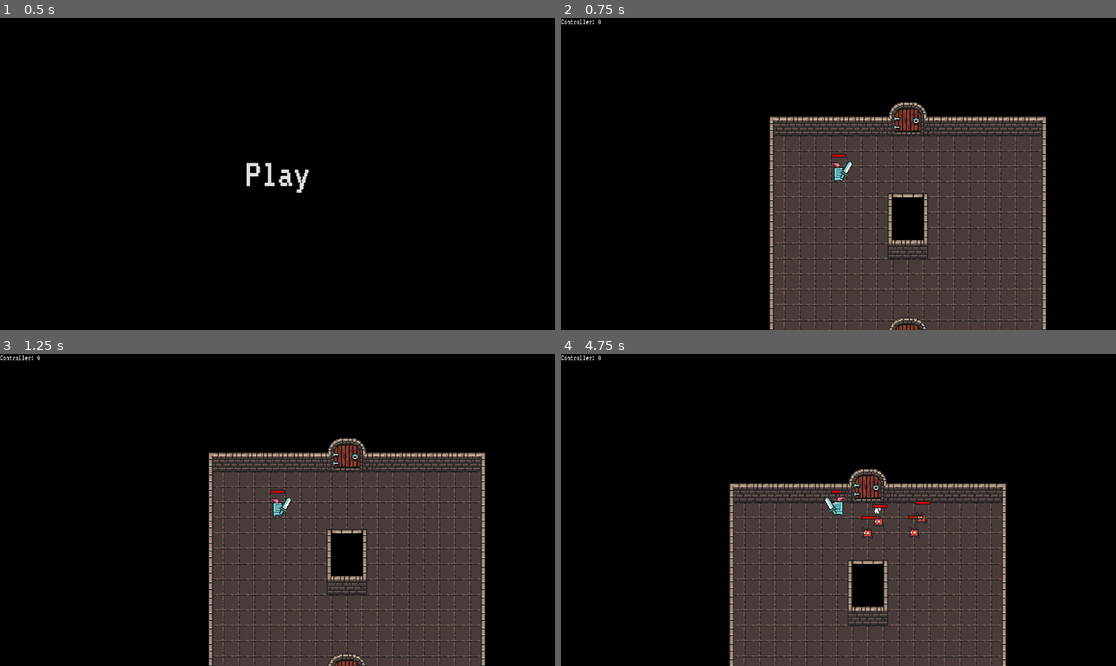
Above: before the commit, frames 1-4 (two rows, left to right).
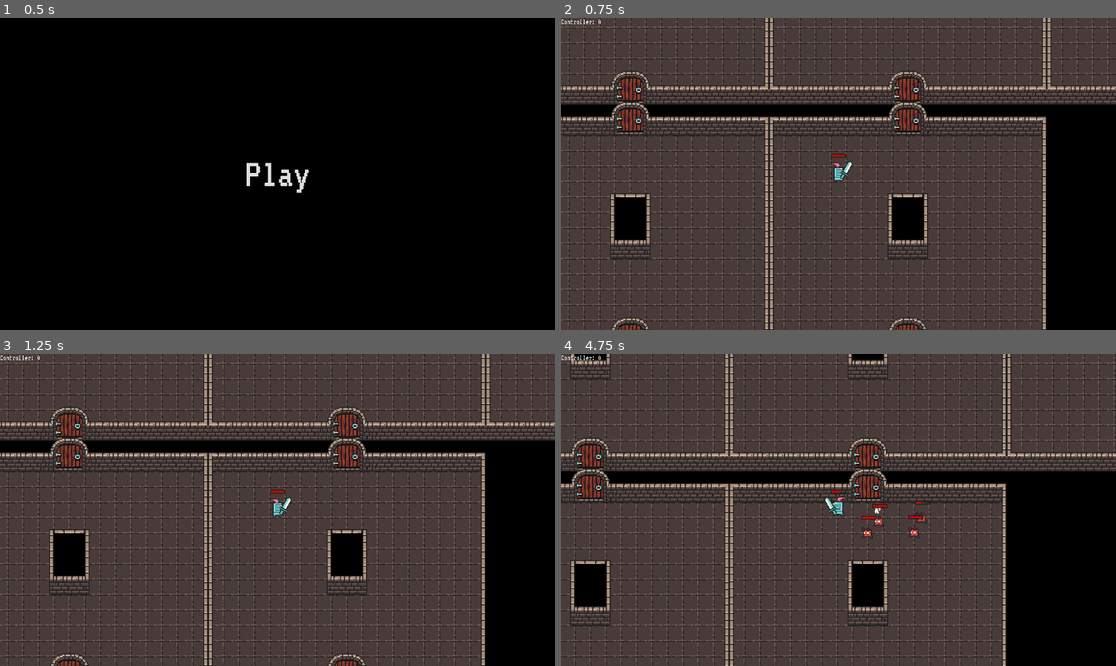
Above: after the commit, the same moments.

Repository: InjustFr/CallOfTheMask
Game: Godot game, scene res://MainMenu.tscn
Two runs of this game, one before a commit and one after it. Both use one fixed random seed, a clock stepped at 60 frames per second and the inputs below.
Inputs (mouse positions are in pixels of both pictures, inside the frame that each line leads up to):
- Up to frame 1 (0.5 s): no input
- Up to frame 2 (0.75 s): click "Play" at 0.5 s
- Up to frame 3 (1.25 s): no input
- Up to frame 4 (4.75 s): tap Enter at 1.25 s; move the mouse to (960, 494) at 1.27 s; hold D (right) 1.28-2.03 s; click (960, 494) at 1.35 s; move the mouse to (727, 525) at 2.02 s; hold S (down) 2.03-2.78 s; tap Space (dash) at 2.1, 4.35 s; move the mouse to (894, 441) at 2.77 s; hold D (right) 2.78-3.53 s; tap E (use) at 2.85 s; move the mouse to (810, 572) at 3.52 s; hold W (up) 3.53-4.28 s; click (810, 572) at 3.6 s; move the mouse to (1005, 556) at 4.27 s; hold A (left) from 4.28 s (still down)

Frame 1 is identical in both runs. In frame 2, 53% of the frame differs, in the area x 0-100%, y 0-100%; in frame 3, 53%; in frame 4, 54%.

Commit message:
CamelCase to snake_case to fit godot style

Diff:
--- a/Boon/Boon.gd
+++ b/Boon/Boon.gd
@@ -2,7 +2,7 @@
 
 class_name Boon
 
-var iconPath := "icon.svg"
+var icon_path := "icon.svg"
 var label := ""
 
 func apply(_player: Player):
--- a/Boon/BoonSelector.gd
+++ b/Boon/BoonSelector.gd
@@ -2,69 +2,69 @@
 
 class_name BoonSelector
 
-@onready var iconPosition1 : Marker2D = $Pillar1/IconPosition
-@onready var iconPosition2 : Marker2D = $Pillar2/IconPosition
-@onready var iconPosition3 : Marker2D = $Pillar3/IconPosition
-@onready var label1 : Label = $Pillar1/Label
-@onready var label2 : Label = $Pillar2/Label
-@onready var label3 : Label = $Pillar3/Label
+@onready var icon_position_1 : Marker2D = $Pillar1/IconPosition
+@onready var icon_position_2 : Marker2D = $Pillar2/IconPosition
+@onready var icon_position_3 : Marker2D = $Pillar3/IconPosition
+@onready var label_1 : Label = $Pillar1/Label
+@onready var label_2 : Label = $Pillar2/Label
+@onready var label_3 : Label = $Pillar3/Label
 
 @onready var particles: GPUParticles2D = $SpawnParticles
-@onready var pillarParticles: GPUParticles2D = $PickParticles
+@onready var pillar_particles: GPUParticles2D = $PickParticles
 
 @export var boons : Array[String] = []
 
-var loadedBoons : Array[Boon] = []
-var selectedBoons : Array[Boon] = []
+var loaded_boons : Array[Boon] = []
+var selected_boons : Array[Boon] = []
 
 func _ready():
-	pillarParticles.finished.connect(_removeAfterParticles)
+	pillar_particles.finished.connect(_removeAfterParticles)
 
 	for n in boons:
-		loadedBoons.push_back(load("res://Boon/" + n + "Boon.gd").new())
+		loaded_boons.push_back(load("res://Boon/" + n + "Boon.gd").new())
 
 	for i in 3:
-		var randomBoon = loadedBoons[randi() % 3]
-		while selectedBoons.find(randomBoon) != -1:
-			randomBoon = loadedBoons[randi() % 3]
+		var randomBoon = loaded_boons[randi() % 3]
+		while selected_boons.find(randomBoon) != -1:
+			randomBoon = loaded_boons[randi() % 3]
 
-		selectedBoons.push_back(randomBoon)
+		selected_boons.push_back(randomBoon)
 
-	label1.text = selectedBoons[0].label
-	label2.text = selectedBoons[1].label
-	label3.text = selectedBoons[2].label
+	label_1.text = selected_boons[0].label
+	label_2.text = selected_boons[1].label
+	label_3.text = selected_boons[2].label
 
-	var sprite1 = Sprite2D.new()
-	sprite1.texture = load(selectedBoons[0].iconPath)
-	sprite1.scale = Vector2(0.1, 0.1)
-	iconPosition1.add_child(sprite1)
+	var sprite_1 = Sprite2D.new()
+	sprite_1.texture = load(selected_boons[0].icon_path)
+	sprite_1.scale = Vector2(0.1, 0.1)
+	icon_position_1.add_child(sprite_1)
 
-	var sprite2 = Sprite2D.new()
-	sprite2.texture = load(selectedBoons[1].iconPath)
-	sprite2.scale = Vector2(0.1, 0.1)
-	iconPosition2.add_child(sprite2)
+	var sprite_2 = Sprite2D.new()
+	sprite_2.texture = load(selected_boons[1].icon_path)
+	sprite_2.scale = Vector2(0.1, 0.1)
+	icon_position_2.add_child(sprite_2)
 
-	var sprite3 = Sprite2D.new()
-	sprite3.texture = load(selectedBoons[2].iconPath)
-	sprite3.scale = Vector2(0.1, 0.1)
-	iconPosition3.add_child(sprite3)
+	var sprite_3 = Sprite2D.new()
+	sprite_3.texture = load(selected_boons[2].icon_path)
+	sprite_3.scale = Vector2(0.1, 0.1)
+	icon_position_3.add_child(sprite_3)
 
 	particles.emitting = true
 
 func selectBoon(pillar: StaticBody2D):
 	var index = get_children().find(pillar);
 	if index != -1:
-		pillarParticles.global_position.x = pillar.global_position.x
-		pillarParticles.emitting = true
+		pillar_particles.global_position.x = pillar.global_position.x
+		pillar_particles.emitting = true
 
-		label1.get_parent().hide()
-		label2.get_parent().hide()
-		label3.get_parent().hide()
+		label_1.get_parent().hide()
+		label_2.get_parent().hide()
+		label_3.get_parent().hide()
 
-		return selectedBoons[index]
+		return selected_boons[index]
 
 	return null
 
 func _removeAfterParticles():
-	#queue_free()
+	queue_free()
 	pass
--- a/Boon/HealthBoon.gd
+++ b/Boon/HealthBoon.gd
@@ -8,7 +8,7 @@
 	label = "Health"
 
 func apply(player: Player):
-	player.healthBonus += bonus;
+	player.health_bonus += bonus;
 
 func reverse(player: Player):
-	player.healthBonus -= bonus;
+	player.health_bonus -= bonus;
--- a/Boon/SpeedBoon.gd
+++ b/Boon/SpeedBoon.gd
@@ -8,7 +8,7 @@
 	label = "Speed"
 
 func apply(player: Player):
-	player.speedBonus += bonus;
+	player.speed_bonus += bonus;
 
 func reverse(player: Player):
-	player.speedBonus -= bonus;
+	player.speed_bonus -= bonus;
--- a/Boon/WeaponDamageBoon.gd
+++ b/Boon/WeaponDamageBoon.gd
@@ -8,7 +8,7 @@
 	label = "Weapon Damage"
 
 func apply(player: Player):
-	player.weaponDmg += bonus;
+	player.weapon_dmg += bonus;
 
 func reverse(player: Player):
-	player.weaponDmg -= bonus;
+	player.weapon_dmg -= bonus;
--- a/Level.gd
+++ b/Level.gd
@@ -2,151 +2,151 @@
 
 class_name Level
 
-@onready var mapNode : Node2D = $Map
+@onready var map_node : Node2D = $Map
 @onready var player: Player = $Player
 
-@export var nbRooms = 10;
+@export var nb_rooms = 10;
 @export var rooms : Array[String] = []
-@export var mandatoryRooms : Array[String] = []
+@export var mandatory_rooms : Array[String] = []
 
-var loadedRooms : Array[PackedScene] = []
-var loadedMandatoryRooms : Array[PackedScene] = []
+var loaded_rooms : Array[PackedScene] = []
+var loaded_mandatory_rooms : Array[PackedScene] = []
 
-var roomMap : Dictionary = {}
+var room_map : Dictionary = {}
 
-var totalRooms := 0
-var roomsGenerated : Array[Vector2i] = []
+var total_rooms := 0
+var rooms_generated : Array[Vector2i] = []
 
 signal finished
 
 func _ready():
 	for n in rooms:
-		loadedRooms.push_back(load("res://Room/" + n + ".tscn"))
-	for n in mandatoryRooms:
-		loadedMandatoryRooms.push_back(load("res://Room/" + n + ".tscn"))
+		loaded_rooms.push_back(load("res://Room/" + n + ".tscn"))
+	for n in mandatory_rooms:
+		loaded_mandatory_rooms.push_back(load("res://Room/" + n + ".tscn"))
 
-	_generateRandomRooms()
-	_generateMandatoryRooms()
+	_generate_random_rooms()
+	_generate_mandatory_rooms()
 
 	player.died.connect(_on_player_death)
 
 
-func _generateRandomRooms() -> void:
-	var startingPos = Vector2i(0,0)
-	roomsGenerated.push_back(startingPos)
-	_generateRoom(startingPos)
+func _generate_random_rooms() -> void:
+	var starting_pos = Vector2i(0,0)
+	rooms_generated.push_back(starting_pos)
+	_generate_room(starting_pos)
 
 	var j = 0;
-	while roomsGenerated.size() < nbRooms:
-		var currentRoomPos = roomsGenerated[j];
-		var nbRoomsToGenerate = randi_range(1, _getNbOfAvailableNeighboorCells(currentRoomPos))
+	while rooms_generated.size() < nb_rooms:
+		var current_room_pos = rooms_generated[j];
+		var nb_rooms_to_generate = randi_range(1, _get_nb_of_available_neighboor_cells(current_room_pos))
 
 		## if no cells available around this one,
 		## either backtrack if it's the last, or skip it
-		if !_getNbOfAvailableNeighboorCells(currentRoomPos):
-			if j == roomsGenerated.size() - 1:
+		if !_get_nb_of_available_neighboor_cells(current_room_pos):
+			if j == rooms_generated.size() - 1:
 				j = 0
-				while !_getNbOfAvailableNeighboorCells(roomsGenerated[j]):
+				while !_get_nb_of_available_neighboor_cells(rooms_generated[j]):
 					j += 1
 				continue
 
-			roomsGenerated.remove_at(j)
+			rooms_generated.remove_at(j)
 			continue
 
 
-		for i in nbRoomsToGenerate:
-			if roomsGenerated.size() >= nbRooms:
+		for i in nb_rooms_to_generate:
+			if rooms_generated.size() >= nb_rooms:
 				break
 
-			var newRoomPos = _generateNeighboorRoom(currentRoomPos)
+			var new_room_pos = _generate_neighboor_room(current_room_pos)
 
-			roomsGenerated.push_back(newRoomPos)
+			rooms_generated.push_back(new_room_pos)
 		j += 1
 
-func _getOffsetVector() -> Vector2i:
-	var offsetX = randi_range(-1, 1)
-	var offsetY = randi_range(-1, 1)
+func _get_offset_vector() -> Vector2i:
+	var offset_x = randi_range(-1, 1)
+	var offset_y = randi_range(-1, 1)
 
-	while offsetX == 0 and offsetY == 0:
-		offsetX = randi_range(-1, 1)
-		offsetY = randi_range(-1, 1)
+	while offset_x == 0 and offset_y == 0:
+		offset_x = randi_range(-1, 1)
+		offset_y = randi_range(-1, 1)
 
-	if offsetX != 0 and offsetY != 0:
+	if offset_x != 0 and offset_y != 0:
 		var axis = randi_range(0, 1)
 		if axis:
-			offsetX = 0
+			offset_x = 0
 		else:
-			offsetY = 0
-	return Vector2i(offsetX, offsetY)
+			offset_y = 0
+	return Vector2i(offset_x, offset_y)
 
-func _getNextRoomPosition(currentRoom: Room, nextRoom: Room, offset: Vector2i) -> Vector2:
-	if !currentRoom:
+func _get_next_room_position(current_room: Room, next_room: Room, offset: Vector2i) -> Vector2:
+	if !current_room:
 		return Vector2(0,0)
 
-	var currentRoomPos = currentRoom.global_position
-	var nextRoomSize = nextRoom.getSize()
-	var currentRoomSize = currentRoom.getSize()
+	var current_room_pos = current_room.global_position
+	var next_roomSize = next_room.getSize()
+	var current_roomSize = current_room.getSize()
 
 	match offset:
 		Vector2i(-1, 0):
-			var x = currentRoom.global_position.x - nextRoomSize.x
-			return Vector2(currentRoomPos.x - nextRoomSize.x, currentRoomPos.y)
+			var x = current_room.global_position.x - next_roomSize.x
+			return Vector2(current_room_pos.x - next_roomSize.x, current_room_pos.y)
 		Vector2i(1, 0):
-			return Vector2(currentRoomPos.x + currentRoomSize.x, currentRoomPos.y)
+			return Vector2(current_room_pos.x + current_roomSize.x, current_room_pos.y)
 		Vector2i(0, -1):
-			return Vector2(currentRoomPos.x, currentRoomPos.y - nextRoomSize.y)
+			return Vector2(current_room_pos.x, current_room_pos.y - next_roomSize.y)
 		Vector2i(0, 1):
-			return Vector2(currentRoomPos.x, currentRoomPos.y + currentRoomSize.y)
+			return Vector2(current_room_pos.x, current_room_pos.y + current_roomSize.y)
 
 	return Vector2(0,0)
 
-func _getNbOfAvailableNeighboorCells(cell: Vector2i) -> int:
+func _get_nb_of_available_neighboor_cells(cell: Vector2i) -> int:
 	var nb := 0
 
-	if !_roomExists(cell + Vector2i(1, 0)):
+	if !_room_exists(cell + Vector2i(1, 0)):
 		nb += 1
-	if !_roomExists(cell + Vector2i(-1, 0)):
+	if !_room_exists(cell + Vector2i(-1, 0)):
 		nb += 1
-	if !_roomExists(cell + Vector2i(0, 1)):
+	if !_room_exists(cell + Vector2i(0, 1)):
 		nb += 1
-	if !_roomExists(cell + Vector2i(0, -1)):
+	if !_room_exists(cell + Vector2i(0, -1)):
 		nb += 1
 
 	return nb
 
-func _roomExists(pos: Vector2i) -> bool:
-	return roomMap.get(pos.y) != null and roomMap[pos.y].get(pos.x) != null
+func _room_exists(pos: Vector2i) -> bool:
+	return room_map.get(pos.y) != null and room_map[pos.y].get(pos.x) != null
 
-func _generateNeighboorRoom(pos: Vector2i, type: PackedScene = null) -> Vector2i:
-	var offset = _getOffsetVector()
-	while (_roomExists(pos + offset)):
-		offset = _getOffsetVector()
+func _generate_neighboor_room(pos: Vector2i, type: PackedScene = null) -> Vector2i:
+	var offset = _get_offset_vector()
+	while (_room_exists(pos + offset)):
+		offset = _get_offset_vector()
 
-	var newRoomPos = pos + offset
+	var new_room_pos = pos + offset
 
-	var room = _generateRoom(newRoomPos, type)
-	room.global_position = _getNextRoomPosition(roomMap[pos.y][pos.x], room, offset)
+	var room = _generate_room(new_room_pos, type)
+	room.global_position = _get_next_room_position(room_map[pos.y][pos.x], room, offset)
 
-	return newRoomPos
+	return new_room_pos
 
-func _generateRoom(pos: Vector2i, type: PackedScene = null) -> Room:
-	if !roomMap.has(pos.y):
-		roomMap[pos.y] = {}
+func _generate_room(pos: Vector2i, type: PackedScene = null) -> Room:
+	if !room_map.has(pos.y):
+		room_map[pos.y] = {}
 
-	var room : Room = type.instantiate() if type else loadedRooms[randi() % loadedRooms.size()].instantiate()
-	mapNode.add_child(room)
+	var room : Room = type.instantiate() if type else loaded_rooms[randi() % loaded_rooms.size()].instantiate()
+	map_node.add_child(room)
 
-	roomMap[pos.y][pos.x] = room
+	room_map[pos.y][pos.x] = room
 
 	return room
 
-func _generateMandatoryRooms() -> void:
-	for roomScene in loadedMandatoryRooms:
+func _generate_mandatory_rooms() -> void:
+	for room_scene in loaded_mandatory_rooms:
 		var i = 0
-		while !_getNbOfAvailableNeighboorCells(roomsGenerated[i]) and i < roomsGenerated.size():
+		while !_get_nb_of_available_neighboor_cells(rooms_generated[i]) and i < rooms_generated.size():
 			i += 1
 
-		_generateNeighboorRoom(roomsGenerated[i], roomScene)
+		_generate_neighboor_room(rooms_generated[i], room_scene)
 
 func _on_player_death():
 	finished.emit(false)
--- a/Weapon/ShortSword.gd
+++ b/Weapon/ShortSword.gd
@@ -2,7 +2,7 @@
 
 class_name ShortSword
 
-var swingSpeed = 720
+var swing_speed = 720
 var attack := false
 var up := true
 var hit := false
@@ -24,21 +24,21 @@
 		rotation = deg_to_rad(30)
 		return
 
-	var currentRotation : float = rad_to_deg(rotation)
+	var current_rotation : float = rad_to_deg(rotation)
 
-	if round(currentRotation) < 30:
+	if round(current_rotation) < 30:
 		monitoring = false
 		attack = false
 		return
 
-	if round(currentRotation) > 90:
+	if round(current_rotation) > 90:
 		up = true
 
 	if up:
-		rotation = deg_to_rad(currentRotation - swingSpeed * delta)
+		rotation = deg_to_rad(current_rotation - swing_speed * delta)
 		return
 
-	rotation = deg_to_rad(currentRotation + swingSpeed * delta)
+	rotation = deg_to_rad(current_rotation + swing_speed * delta)
 
 func _entity_hit(body: Node2D):
 	if body is Enemy and !hit:
